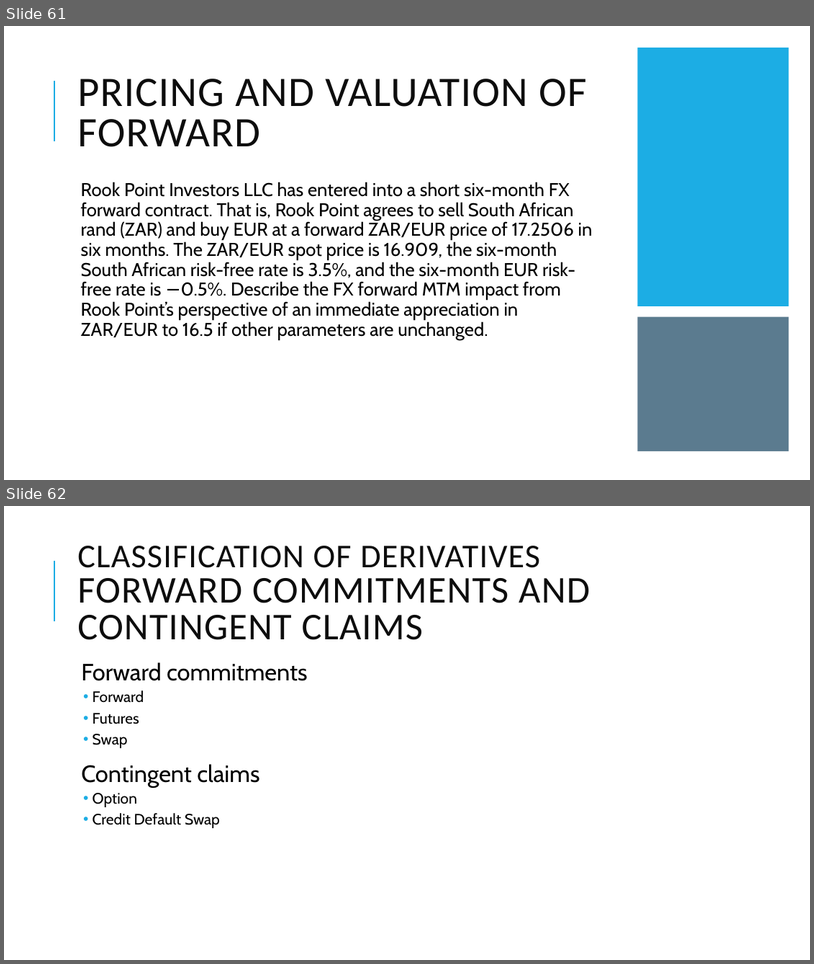
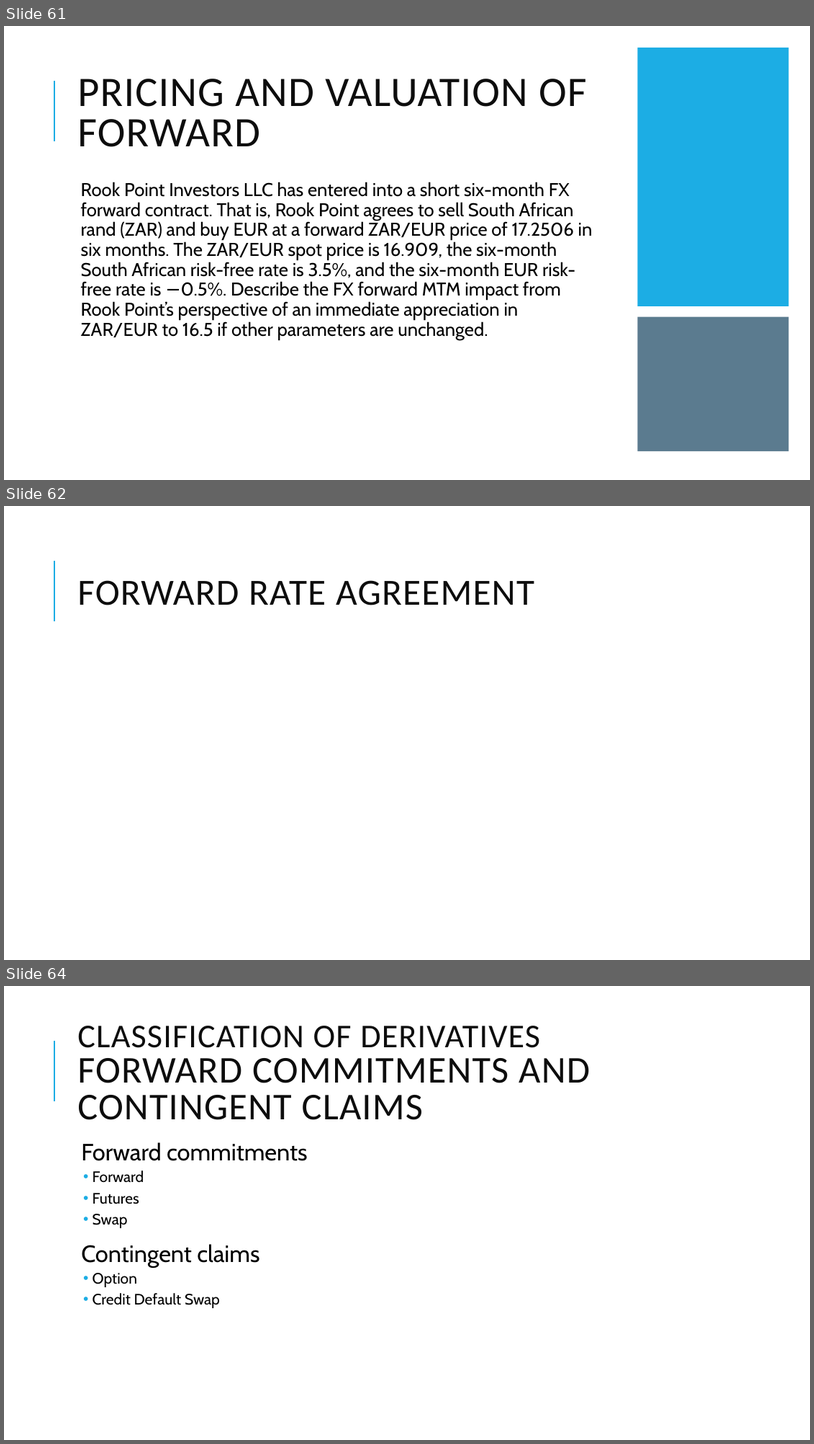
Before and after one commit to Isco0530/data, a slide deck: Derivatives.pptx. Shown one above the other, each under a label of ours: slides 61 and 62 before the commit, slides 61, 62 and 64 after it; the slides between them are not shown. The pictures are 814x964 and 814x1444 pixels, drawn with LibreOffice and Linux fonts; fonts in the diff are those of the drawing. Boxes give left, top, right and bottom in pixels: in the first picture for what was removed or moved away, otherwise in the second. Text is boxed around its words. In the diff, an @@ line names an element or a change of style, - is before the commit and + after.

```diff
--- a/Derivatives.pptx
+++ b/Derivatives.pptx
@@ slide 62 added at (x1=4, y1=506, x2=810, y2=960), background #FFFFFF; not listed: 1 template element that a slide beside it also shows @@
@@ title added at (x1=77, y1=580, x2=535, y2=605), 44 pt, text #0D0D0D @@
+FORWARD RATE AGREEMENT
@@ what was slide 62 is now slide 64 @@
```
Also in this commit, not shown: 6 slides changed, 1 other slide added.
